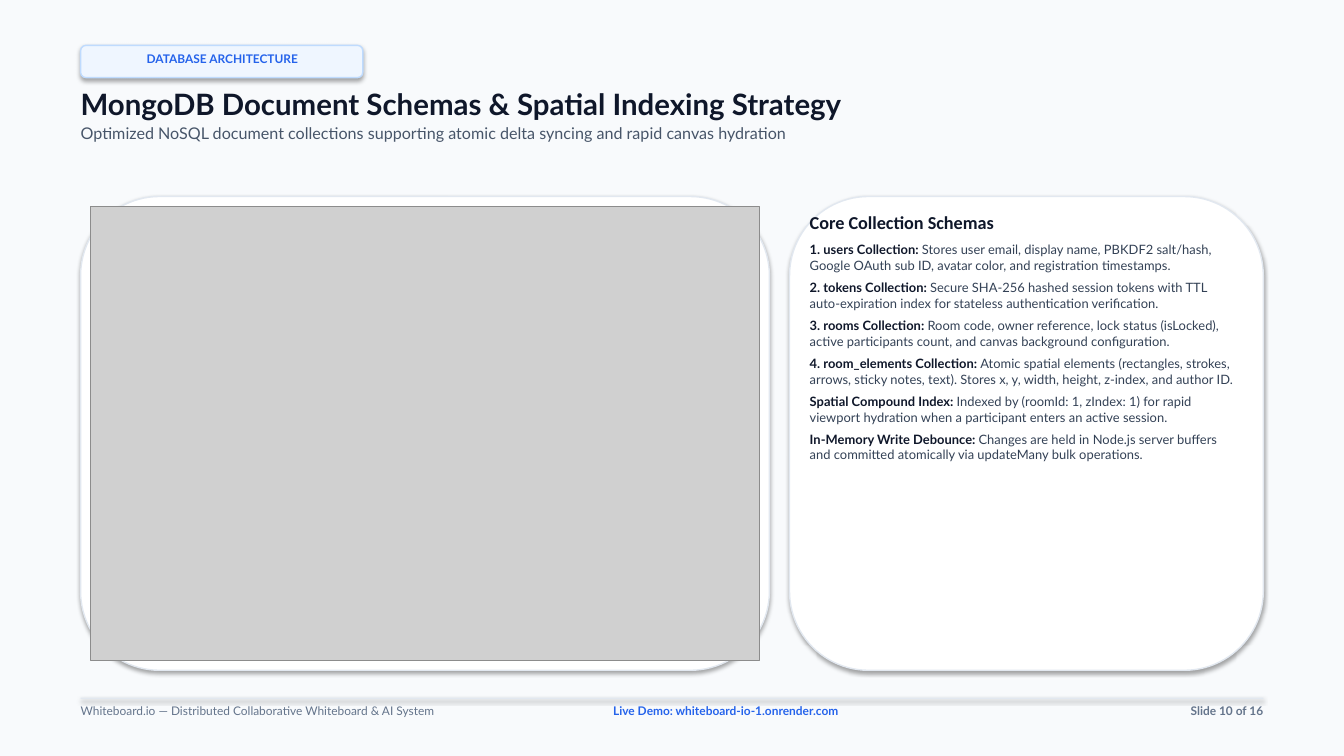
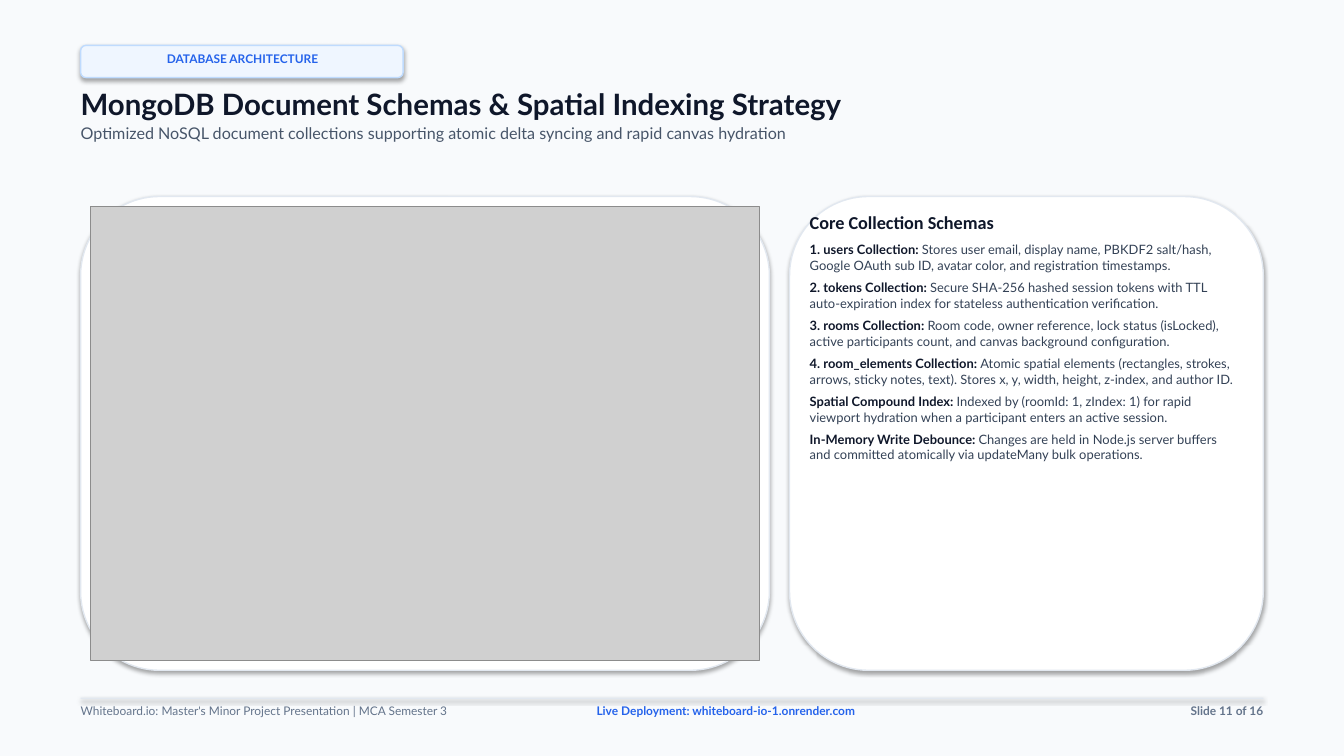
Before and after one commit to PARASMANI-KHUNTE/Whiteboard.io, a slide deck: slide 11 of docs/Whiteboard_io_Presentation.pptx (slide 10 before the commit). Drawn at 1344x756 pixels with LibreOffice and Linux fonts; fonts in the diff are those of the drawing; grey boxes stand for pictures. Boxes give left, top, right and bottom in pixels: in the first picture for what was removed or moved away, otherwise in the second. Text is boxed around its words. In the diff, an @@ line names an element or a change of style, - is before the commit and + after.

Commit message:
feat(docs): rewrite presentation deck with technical project & software engineering focus (#151)

```diff
--- a/docs/Whiteboard_io_Presentation.pptx
+++ b/docs/Whiteboard_io_Presentation.pptx
@@ rounded rectangle "DATABASE ARCHITECTURE": place and size @@
-rounded rectangle "DATABASE ARCHITECTURE" at box(81, 45, 363, 78)
+rounded rectangle "DATABASE ARCHITECTURE" at box(81, 45, 403, 78)
@@ text at box(81, 706, 447, 717): text changed @@
-Whiteboard.io — Distributed Collaborative Whiteboard & AI System
+Whiteboard.io: Master's Minor Project Presentation | MCA Semester 3
@@ text at box(597, 706, 855, 717): text changed @@
-Live Demo: whiteboard-io-1.onrender.com
+Live Deployment: whiteboard-io-1.onrender.com
@@ text at box(1191, 706, 1263, 715): text changed @@
-Slide 10 of 16
+Slide 11 of 16
```
Also in this commit, not shown: 11 other slides changed, 4 slides added, 4 slides removed, 3 other files.
